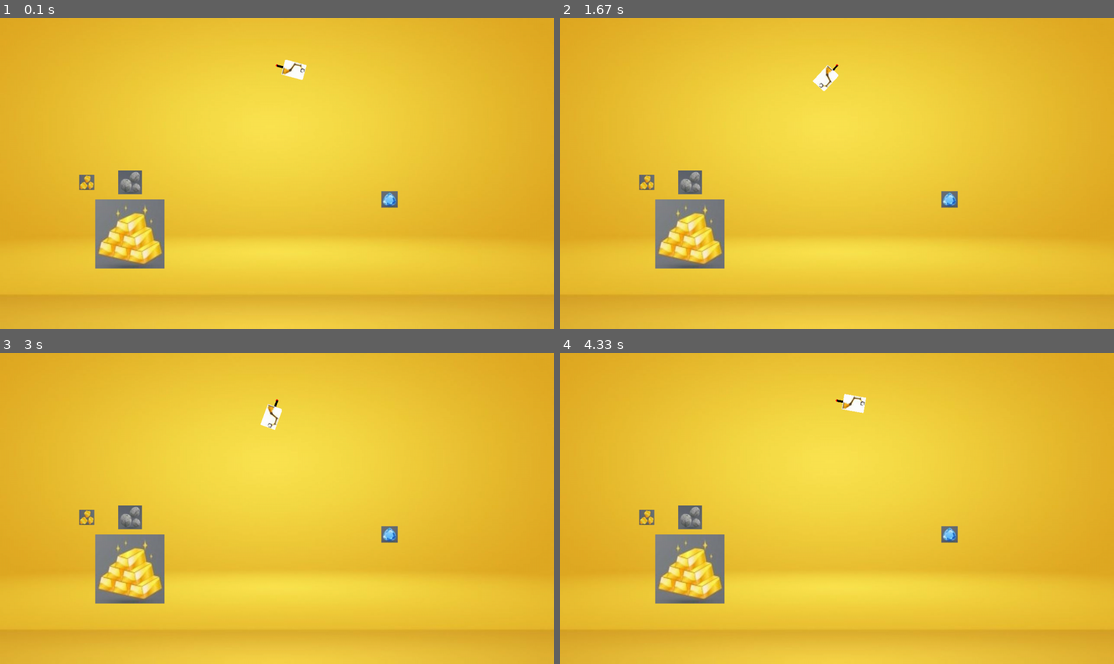
Above: before the commit, frames 1-4 (two rows, left to right).
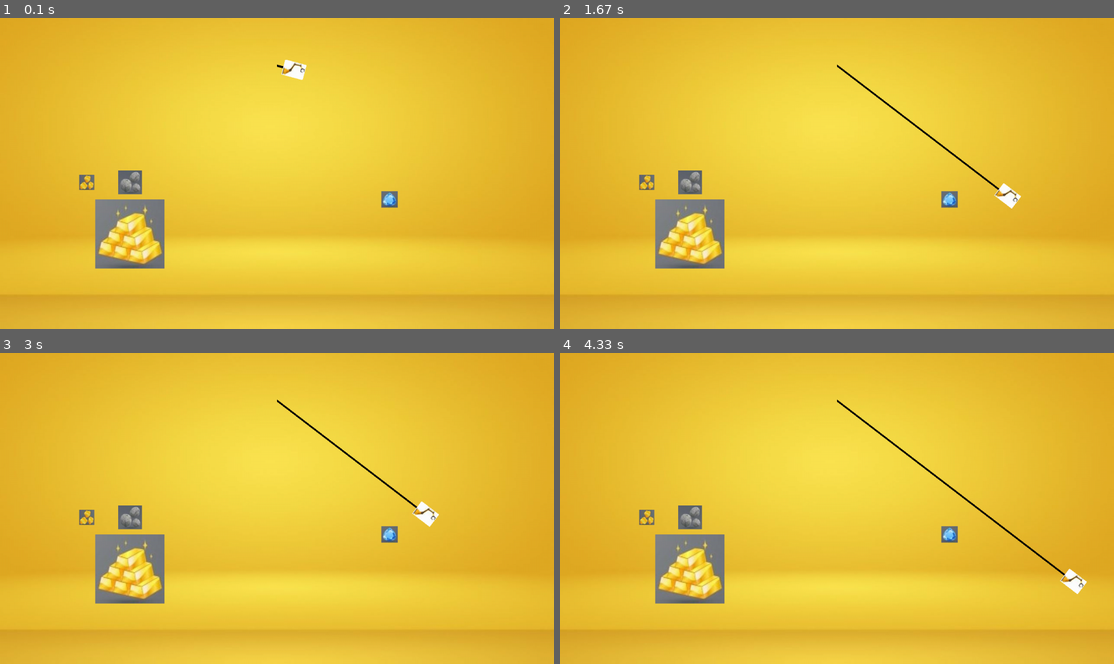
Above: after the commit, the same moments.

Repository: ChaeHyunsic/Python
Game: pygame game, started from pygame_goldminer/pygame_goldminer.py
Two runs of this game, one before a commit and one after it. Both use one fixed random seed, a clock stepped at 60 frames per second and the inputs below.
Inputs (mouse positions are in pixels of both pictures, inside the frame that each line leads up to):
- Up to frame 1 (0.1 s): no input
- Up to frame 2 (1.67 s): click (837, 173) at 0.38 s
- Up to frame 3 (3 s): no input
- Up to frame 4 (4.33 s): click (820, 455) at 3.22 s

The runs differ from the first frame. In frame 1, less than 0.1% of the frame differs, in the area x 49-51%, y 14-16%; in frame 2, 0.7%; in frame 3, 0.7%; in frame 4, 0.8%, in the area x 49-96%, y 13-78%.

Commit message:
add claw launch function

Diff:
--- a/pygame_goldminer/pygame_goldminer.py
+++ b/pygame_goldminer/pygame_goldminer.py
@@ -10,27 +10,25 @@
 
 
 class claw(pygame.sprite.Sprite):   # 집게 rect 정보를 class로 관리
-    def __init__(self, image, postion):
+    def __init__(self, image, position):
         super().__init__()
         self.image = image
         self.original_image = image
-        self.rect = image.get_rect(center=postion)
+        self.rect = image.get_rect(center=position)
 
         self.offset = pygame.math.Vector2(40, 0)   # 집게의 pivot을 중심으로 움직이는 값
-        self.postion = postion  # 집게의 pivot
+        self.position = position  # 집게의 pivot
 
         self.direction = -1  # 집게의 이동 방향
         self.angle_speed = 2.5  # 집게의 좌우 이동 속도
         self.angle = 10  # 집게의 각도
 
     def draw(self, screen):  # group이 아닌 객체에서 draw 메소드를 사용하기 위해 선언
-        pygame.draw.circle(screen, (255, 0, 0),
-                           self.postion, 3)  # 집게의 pivot 표시
-        pygame.draw.line(screen, (0, 0, 0), self.postion,
+        pygame.draw.line(screen, (0, 0, 0), self.position,
                          self.rect.center, 5)   # 집게가 움직이는 동선 표시
         screen.blit(self.image, self.rect)
 
-    def update(self):   # 집게의 설정 반dud
+    def update(self, x_pos):   # 집게의 설정 반영
         if self.direction == -1:    # 집게가 왼쪽으로 이동하고 있는 경우
             self.angle += self.angle_speed
         elif self.direction == 1:   # 집게가 오른쪽으로 이동하고 있는 경우
@@ -38,10 +36,12 @@
 
         if self.angle > 170:    # 집게가 왼쪽 끝에 도달한 경우
             self.angle = 170
-            self.direction = 1
+            self.set_direction(1)
         elif self.angle < 10:   # 집게가 오른쪽 끝에 도달한 경우
             self.angle = 10
-            self.direction = -1
+            self.set_direction(-1)
+
+        self.offset.x += x_pos
 
         self.rotate()
 
@@ -49,7 +49,15 @@
         self.image = pygame.transform.rotozoom(
             self.original_image, -self.angle, 1)
         offset_rotated = self.offset.rotate(self.angle)
-        self.rect = self.image.get_rect(center=self.postion + offset_rotated)
+        self.rect = self.image.get_rect(center=self.position + offset_rotated)
+
+    def set_direction(self, direction):
+        self.direction = direction
+
+    def init_setting(self):
+        self.offset.x = 40
+        self.angle = 10
+        self.direction = -1
 
 
 def gemstone_setup():   # 4가지 종류 보석 그룹화
@@ -91,6 +99,11 @@
 claw_image = pygame.image.load(os.path.join(current_path, "claw.jpg"))
 claw_group = claw(claw_image, (screen_width // 2, 110))
 
+# 집게 이동 설정
+x_pos = 0
+claw_speed = 12
+claw_return_speed = 20
+
 # 게임 진행 루프
 running = True
 while running:
@@ -99,9 +112,21 @@
         if event.type == pygame.QUIT:   # 창닫기 이벤트 발생시 실행
             running = False
 
+        if event.type == pygame.MOUSEBUTTONDOWN:    # 마우스 클릭 이벤트 발생시 실행
+            claw_group.set_direction(0)
+            x_pos = claw_speed
+
+    # 집게 이동범위 지정
+    if claw_group.rect.left < 0 or claw_group.rect.right > screen_width or claw_group.rect.bottom > screen_height:
+        x_pos = -claw_return_speed
+
+    if claw_group.offset.x < 40:
+        x_pos = 0
+        claw_group.init_setting()
+
     screen.blit(background, (0, 0))  # 게임 배경 지정
     gemstone_group.draw(screen)  # 보석 그룹 생성
-    claw_group.update()  # 집게 설정 반영
+    claw_group.update(x_pos)  # 집게 설정 반영
     claw_group.draw(screen)  # 집게 생성
 
     pygame.display.update()  # 변동사항 반영
